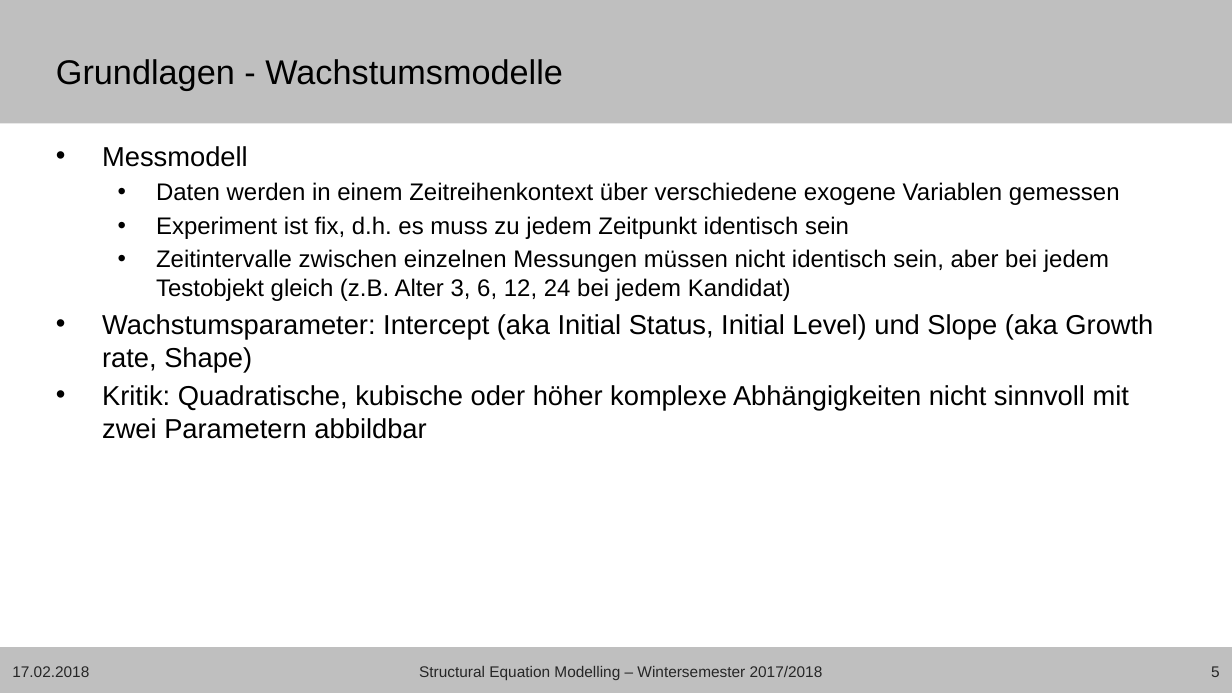
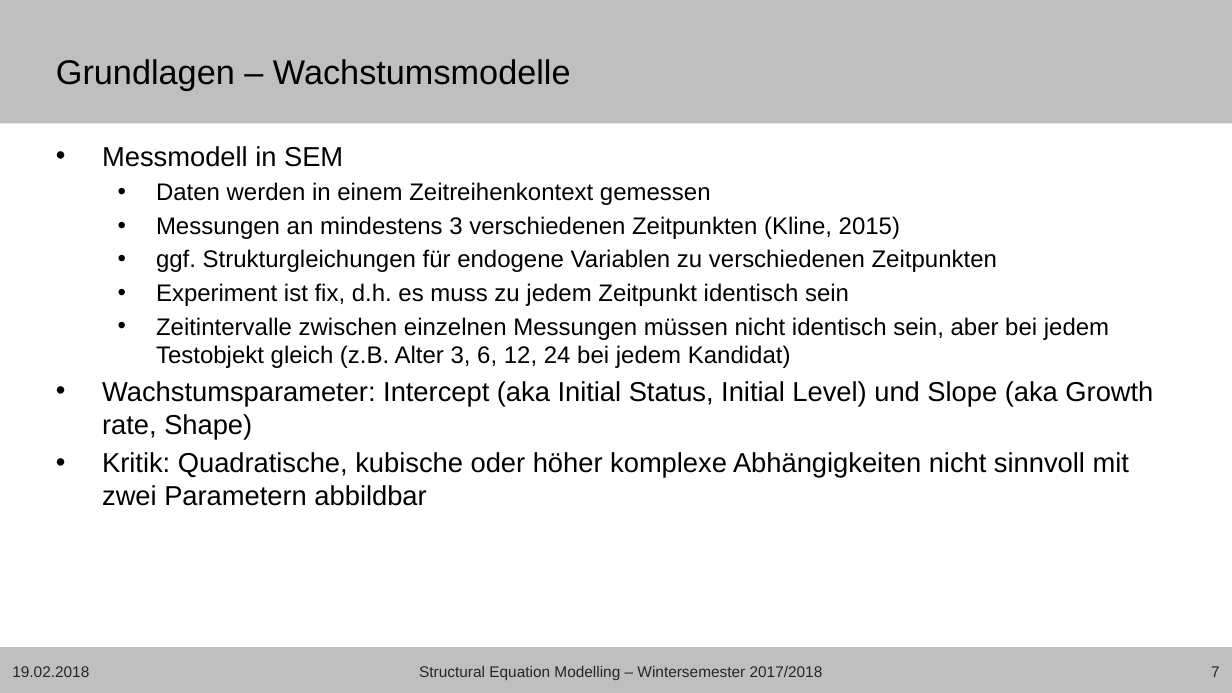
Before and after one commit to mircopp/Structural-Equation-Modeling, a slide deck: slide 7 of Mirco_sem17_18_wachstumsmodelle_präsentation.pptx (slide 5 before the commit). Drawn at 1232x693 pixels with LibreOffice and Linux fonts; fonts in the diff are those of the drawing; background and template pictures are left out. Boxes give left, top, right and bottom in pixels: in the first picture for what was removed or moved away, otherwise in the second. Text is boxed around its words. In the diff, an @@ line names an element or a change of style, - is before the commit and + after.

```diff
--- a/Mirco_sem17_18_wachstumsmodelle_präsentation.pptx
+++ b/Mirco_sem17_18_wachstumsmodelle_präsentation.pptx
@@ title at <box>56,59,571,90</box>: text changed @@
-Grundlagen - Wachstumsmodelle
+Grundlagen – Wachstumsmodelle
@@ text at <box>102,146,997,272</box>: text changed @@
-• Messmodell
-  • Daten werden in einem Zeitreihenkontext über verschiedene exogene Variablen gemessen
+• Messmodell in SEM
+  • Daten werden in einem Zeitreihenkontext gemessen
+  • Messungen an mindestens 3 verschiedenen Zeitpunkten (Kline, 2015)
+  • ggf. Strukturgleichungen für endogene Variablen zu verschiedenen Zeitpunkten
@@ text at <box>12,666,89,677</box>: text changed @@
-17.02.2018
+19.02.2018
@@ page number at <box>1211,666,1220,677</box>: text changed @@
-5
+7
```
Also in this commit, not shown: 7 other slides changed, 10 slides added, 2 other files.
